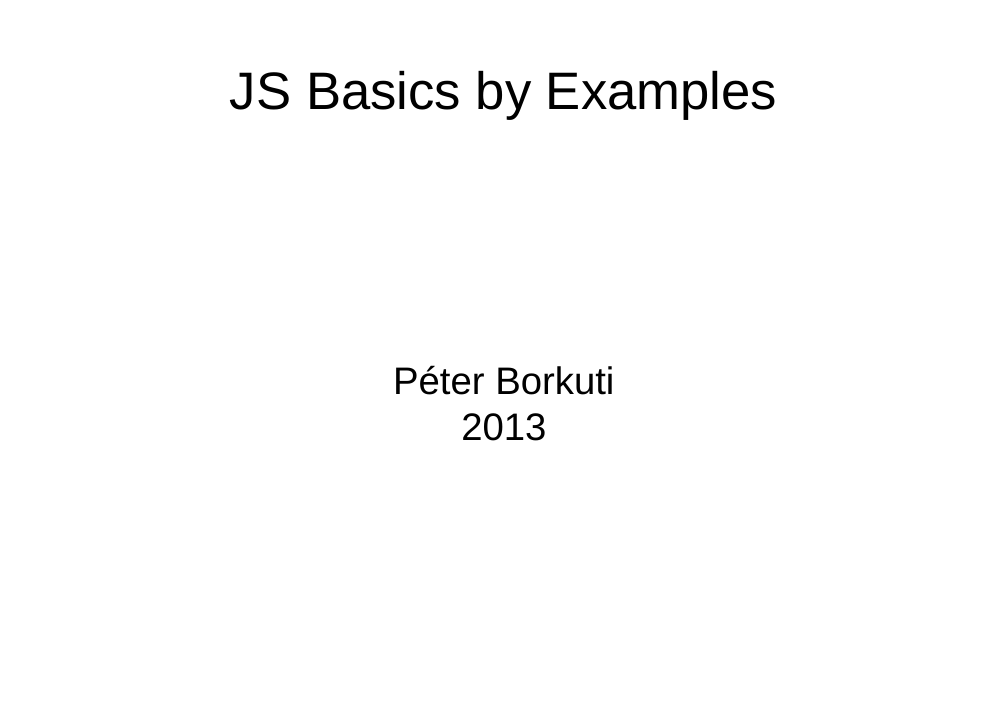
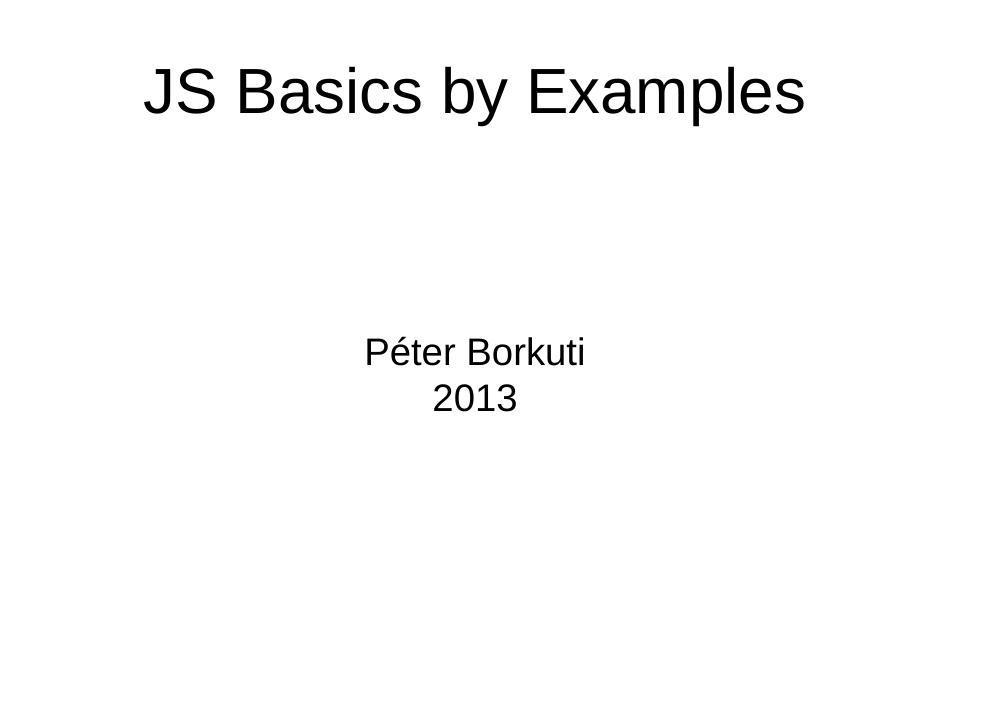
Before and after one commit to peterborkuti/other, a slide deck: slide 1 of JavaScriptBasics/jsbasics-slide.odp. Drawn at 1008x713 pixels with LibreOffice and Linux fonts; fonts in the diff are those of the drawing; background and template pictures are left out. Boxes give left, top, right and bottom in pixels: in the first picture for what was removed or moved away, otherwise in the second. Text is boxed around its words. In the diff, an @@ line names an element or a change of style, - is before the commit and + after.

```diff
--- a/JavaScriptBasics/jsbasics-slide.odp
+++ b/JavaScriptBasics/jsbasics-slide.odp
@@ title "JS Basics by Examples" at [144, 66, 806, 125]: size 44 to 53.3 pt @@
@@ subtitle "Péter Borkuti": place and size @@
-subtitle "Péter Borkuti" at [393, 365, 614, 441]
+subtitle "Péter Borkuti" at [364, 336, 585, 412]
```
Also in this commit, not shown: 28 other slides changed, 11 slides added, 2 other files.
